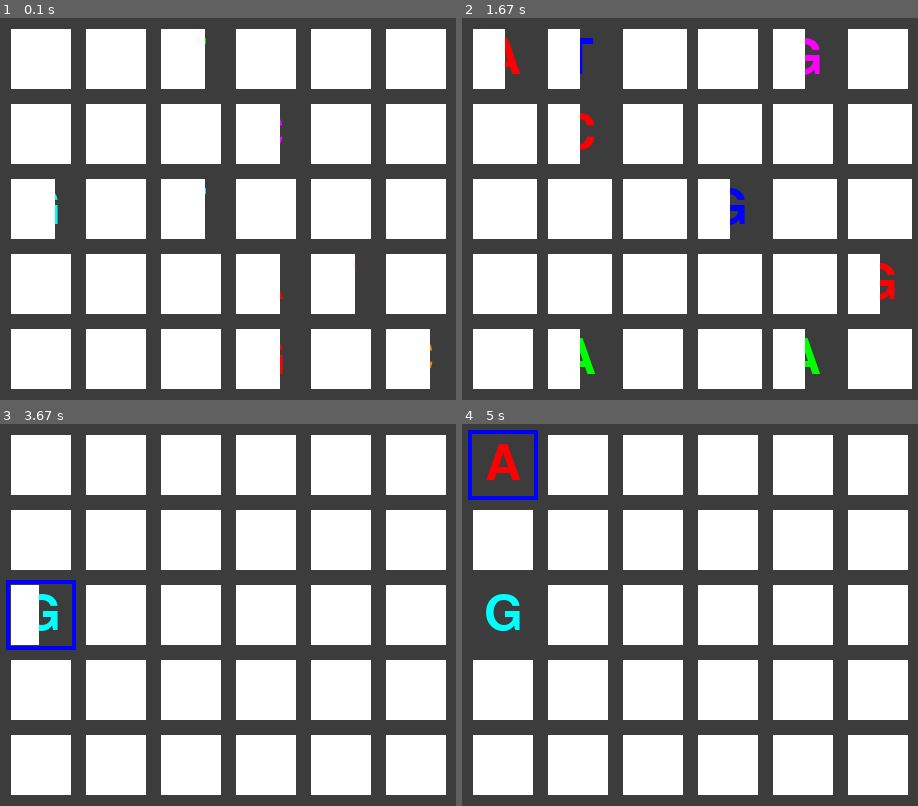
Above: before the commit, frames 1-4 (two rows, left to right).
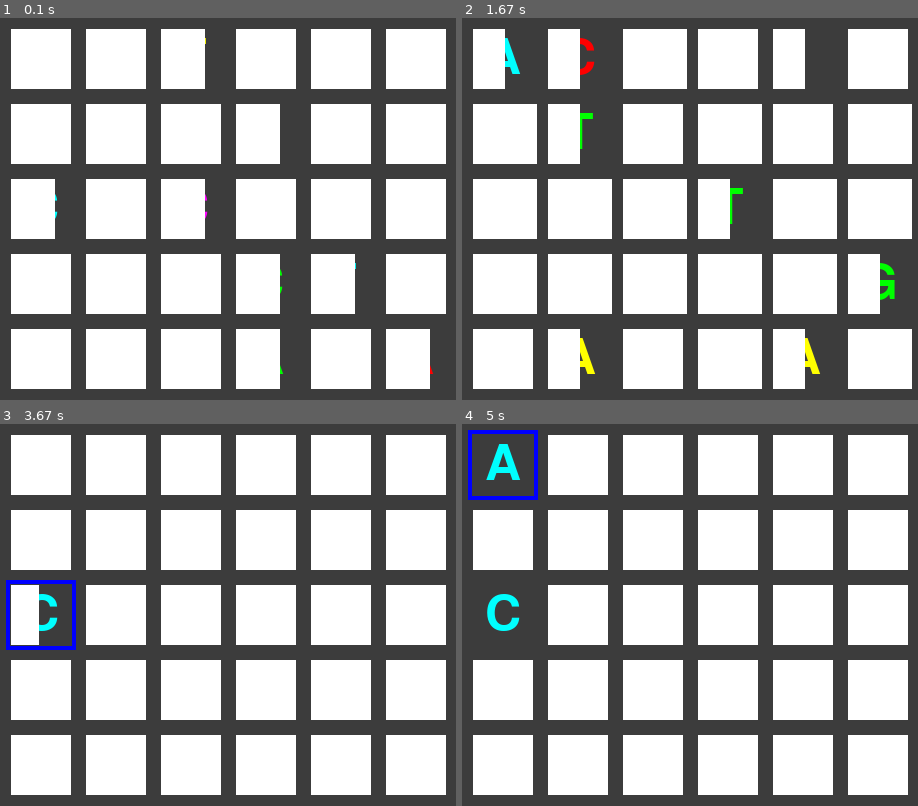
Above: after the commit, the same moments.

Repository: Aksh77/Pygame
Game: pygame game, started from Memory-Game/game.py
Same seed, same stepped clock (60 frames per second), same inputs: the game is played once before the commit and once after it.
Inputs (mouse positions are in pixels of both pictures, inside the frame that each line leads up to):
- Up to frame 1 (0.1 s): no input
- Up to frame 2 (1.67 s): no input
- Up to frame 3 (3.67 s): click (50, 595) at 3.45 s
- Up to frame 4 (5 s): click (489, 473) at 3.78 s

The runs differ from the first frame. In frame 1, 0.2% of the frame differs, in the area x 12-95%, y 5-94%; in frame 2, 1.5%, in the area x 9-95%, y 5-94%; in frame 3, 0.1%; in frame 4, 0.5%.

Commit message:
Update game.py

Diff:
--- a/Memory-Game/game.py
+++ b/Memory-Game/game.py
@@ -22,23 +22,46 @@
 T='T'
 C='C'
 
-COLORS = (RED, GREEN, BLUE, YELLOW, ORANGE, PURPLE, CYAN)
+COLORS = (RED, GREEN, BLUE, YELLOW, ORANGE, PURPLE, CYAN, NAVYBLUE, WHITE)
 LETTERS = (A,G,T,C)
 
 FPS = 30
 WINDOWWIDTH = 640
 WINDOWHEIGHT = 480
 REVEALSPEED = 8
-BOXSIZE = 60
-GAPSIZE = 15
-BOARDWIDTH = 6
-BOARDHEIGHT = 5
-
-MARGIN_X = int((WINDOWWIDTH-(BOARDWIDTH*(BOXSIZE+GAPSIZE)))/2)
-MARGIN_Y = int((WINDOWHEIGHT-(BOARDHEIGHT*(BOXSIZE+GAPSIZE)))/2)
-
-
-def main():
+
+def main1():
+    global BOXSIZE, GAPSIZE, BOARDWIDTH, BOARDHEIGHT, MARGIN_X, MARGIN_Y
+    BOXSIZE = 60
+    GAPSIZE = 20
+    BOARDWIDTH = 4
+    BOARDHEIGHT = 4
+    MARGIN_X = int((WINDOWWIDTH-(BOARDWIDTH*(BOXSIZE+GAPSIZE)))/2)
+    MARGIN_Y = int((WINDOWHEIGHT-(BOARDHEIGHT*(BOXSIZE+GAPSIZE)))/2)
+    startgame()
+
+def main2():
+    global BOXSIZE, GAPSIZE, BOARDWIDTH, BOARDHEIGHT, MARGIN_X, MARGIN_Y
+    BOXSIZE = 60
+    GAPSIZE = 15
+    BOARDWIDTH = 6
+    BOARDHEIGHT = 5
+    MARGIN_X = int((WINDOWWIDTH-(BOARDWIDTH*(BOXSIZE+GAPSIZE)))/2)
+    MARGIN_Y = int((WINDOWHEIGHT-(BOARDHEIGHT*(BOXSIZE+GAPSIZE)))/2)
+    startgame()
+
+def main3():
+    global BOXSIZE, GAPSIZE, BOARDWIDTH, BOARDHEIGHT, MARGIN_X, MARGIN_Y
+    BOXSIZE = 50
+    GAPSIZE = 10
+    BOARDWIDTH = 8
+    BOARDHEIGHT = 7
+    MARGIN_X = int((WINDOWWIDTH-(BOARDWIDTH*(BOXSIZE+GAPSIZE)))/2)
+    MARGIN_Y = int((WINDOWHEIGHT-(BOARDHEIGHT*(BOXSIZE+GAPSIZE)))/2)
+    startgame()
+
+
+def startgame():
     global FPSCLOCK, DISPLAYSURF
     pygame.init()
     FPSCLOCK = pygame.time.Clock()
@@ -239,4 +262,4 @@
     return True
 
 if __name__=='__main__':
-    main()
+    main2()
